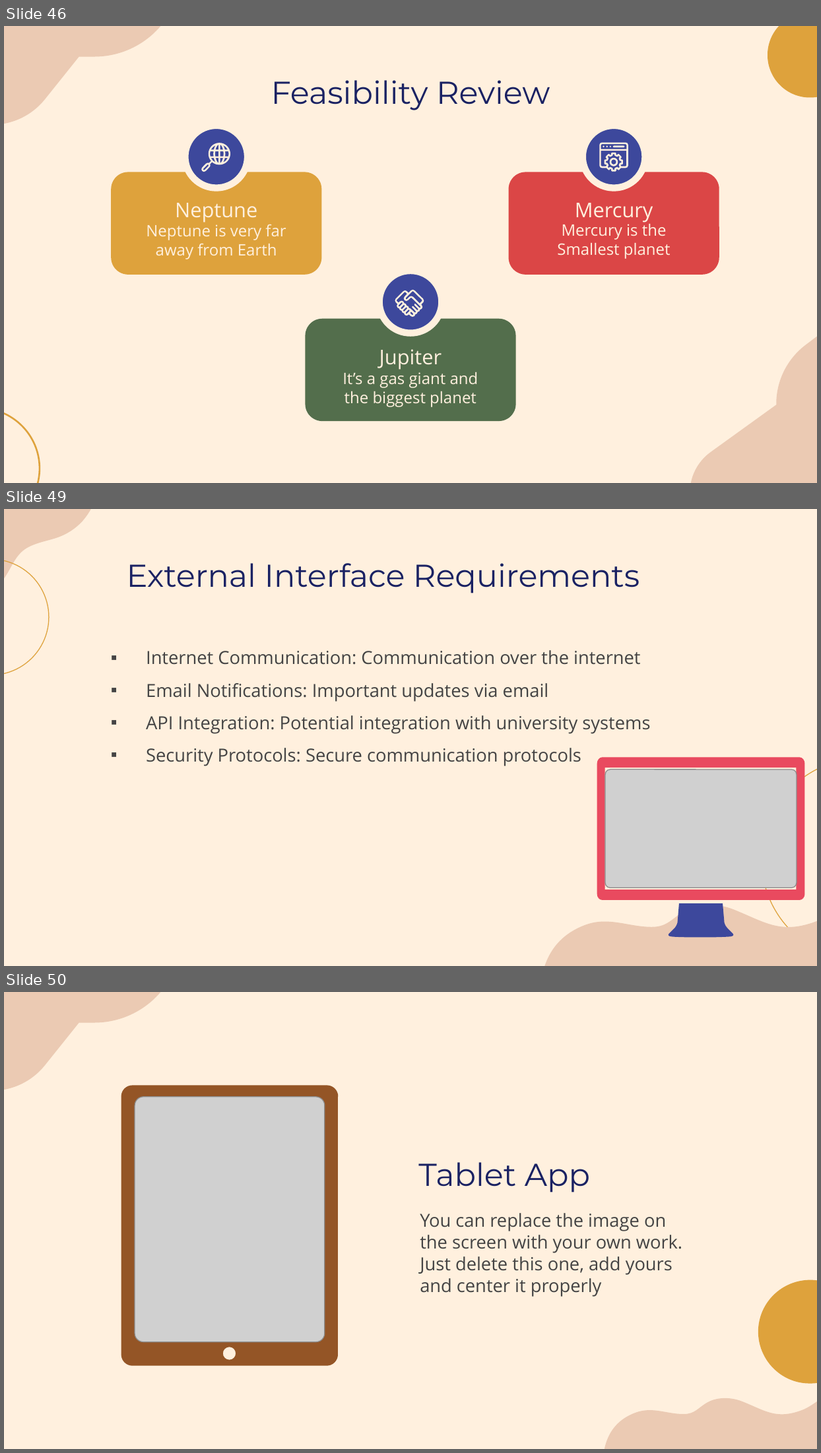
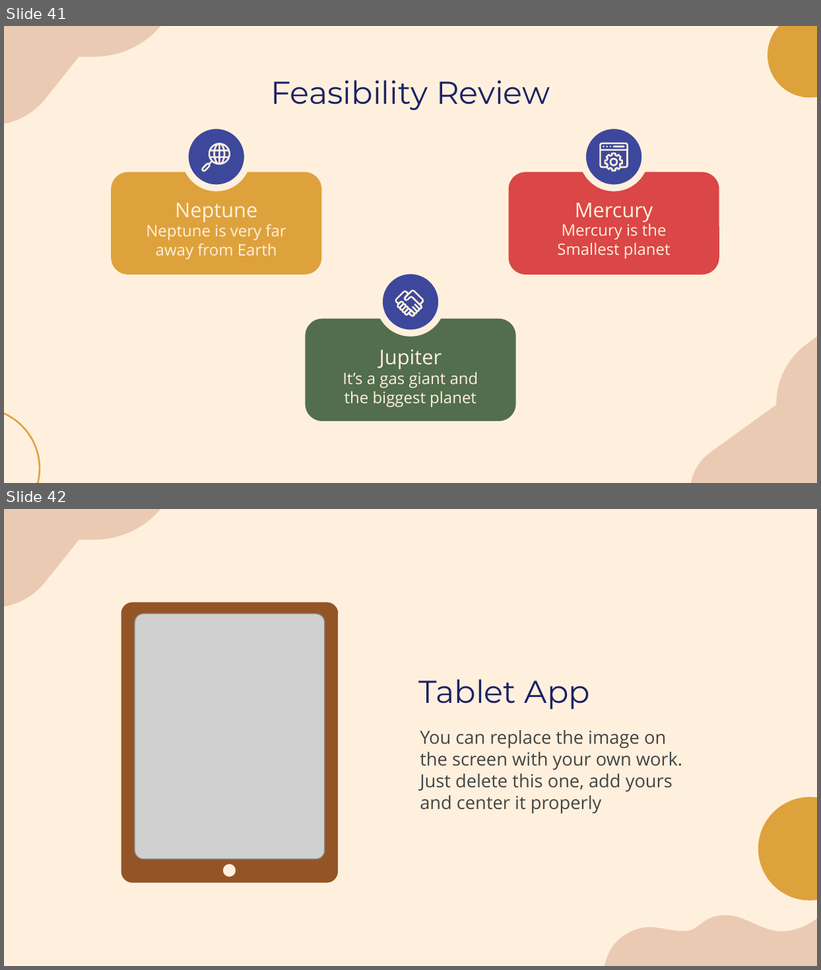
Before and after one commit to laibabintatahir/SRS-HMS, a slide deck: SRS.pptx. Shown one above the other, each under a label of ours: slides 46, 49 and 50 before the commit, slides 41 and 42 after it; the slides between them are not shown. The pictures are 821x1453 and 821x970 pixels, drawn with LibreOffice and Linux fonts; fonts in the diff are those of the drawing; grey boxes stand for pictures. Boxes give left, top, right and bottom in pixels: in the first picture for what was removed or moved away, otherwise in the second. Text is boxed around its words. In the diff, an @@ line names an element or a change of style, - is before the commit and + after.

```diff
--- a/SRS.pptx
+++ b/SRS.pptx
@@ slide 49 removed at [4,509,817,966], background #FFF0DE @@
@@ freeform shape removed at [4,509,114,625] @@
@@ ellipse removed at [4,559,49,676] @@
@@ title removed at [127,563,640,593] @@
-External Interface Requirements
@@ subtitle removed at [146,650,650,766] @@
-▪ Internet Communication: Communication over the internet
-▪ Email Notifications: Important updates via email
-▪ API Integration: Potential integration with university systems
-▪ Security Protocols: Secure communication protocols
@@ freeform shape removed at [597,758,805,901] @@
@@ ellipse removed at [762,758,817,961] @@
@@ picture removed at [606,770,797,889] @@
@@ freeform shape removed at [667,904,736,938] @@
@@ freeform shape removed at [545,905,817,966] @@
@@ what was slide 46 is now slide 41 @@
@@ what was slide 50 is now slide 42 @@
```
Also in this commit, not shown: 15 slides changed, 8 other slides removed.
